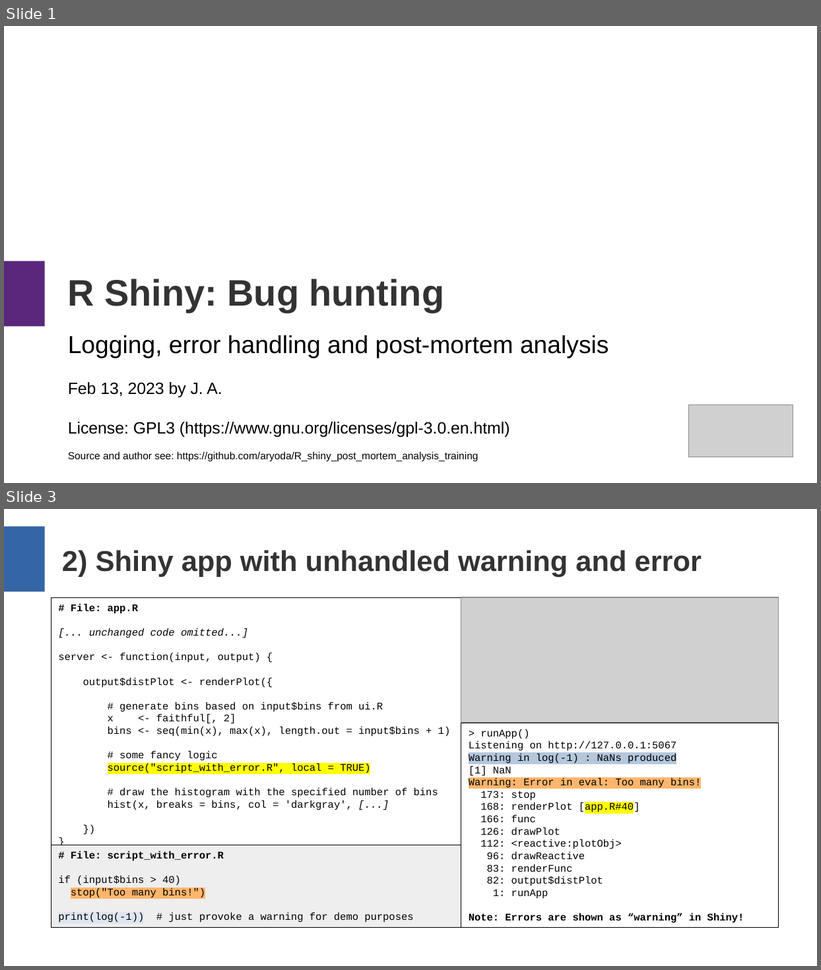
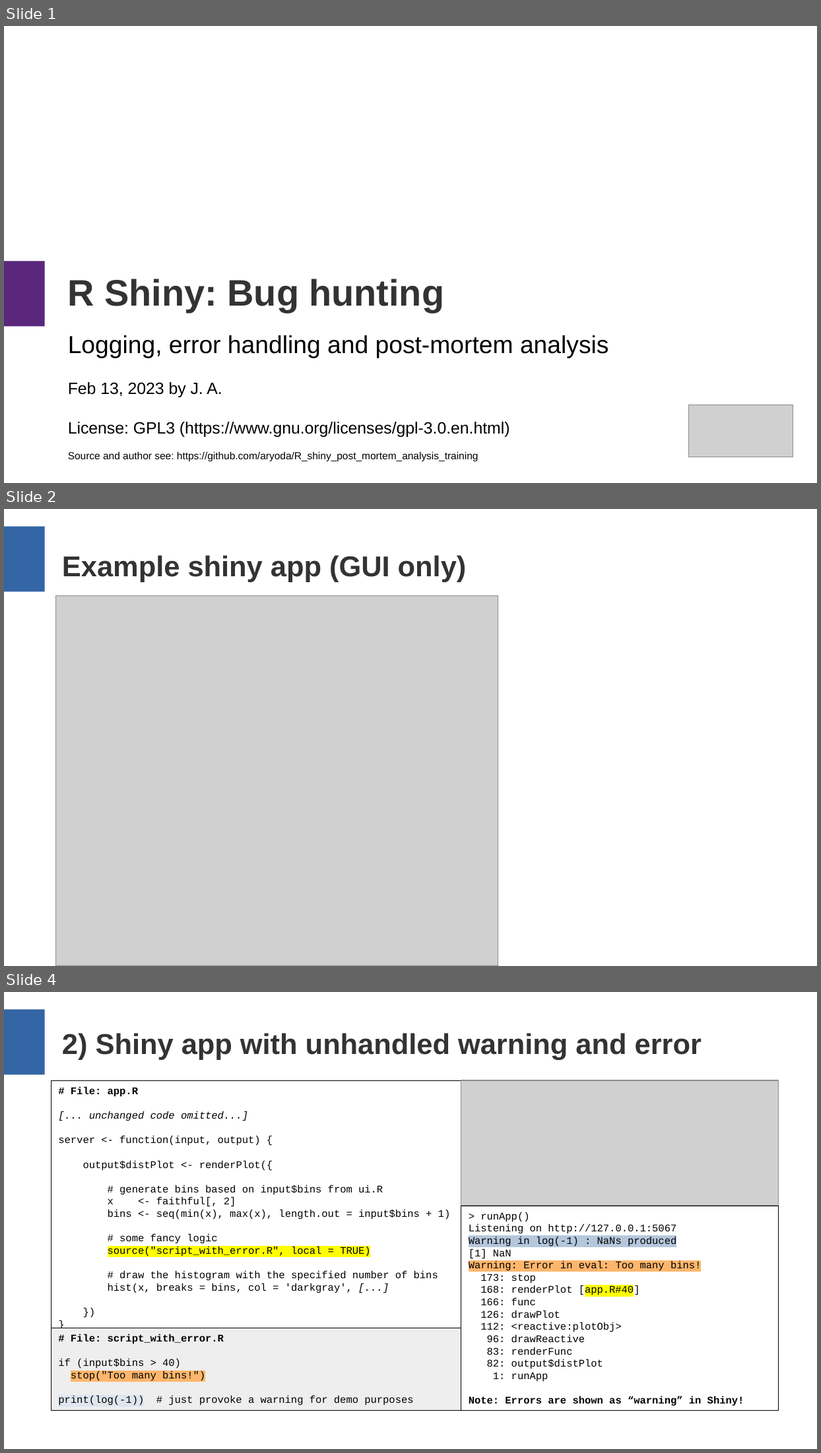
Before and after one commit to aryoda/R_shiny_post_mortem_analysis_training, a slide deck: Training slides.odp. Shown one above the other, each under a label of ours: slides 1 and 3 before the commit, slides 1, 2 and 4 after it; the slides between them are not shown. The pictures are 821x970 and 821x1453 pixels, drawn with LibreOffice and Linux fonts; fonts in the diff are those of the drawing; grey boxes stand for pictures. Boxes give left, top, right and bottom in pixels: in the first picture for what was removed or moved away, otherwise in the second. Text is boxed around its words. In the diff, an @@ line names an element or a change of style, - is before the commit and + after.

```diff
--- a/Training slides.odp
+++ b/Training slides.odp
@@ slide 2 added at [4,509,817,966], background #FFFFFF; not listed: 1 template element that a slide beside it also shows @@
@@ title added at [62,555,467,582], 28 pt, text #333333, bold @@
+Example shiny app (GUI only)
@@ picture added at [55,595,498,966] @@
@@ what was slide 3 is now slide 4 @@
```
Also in this commit, not shown: 4 slides changed, 3 other slides added.
